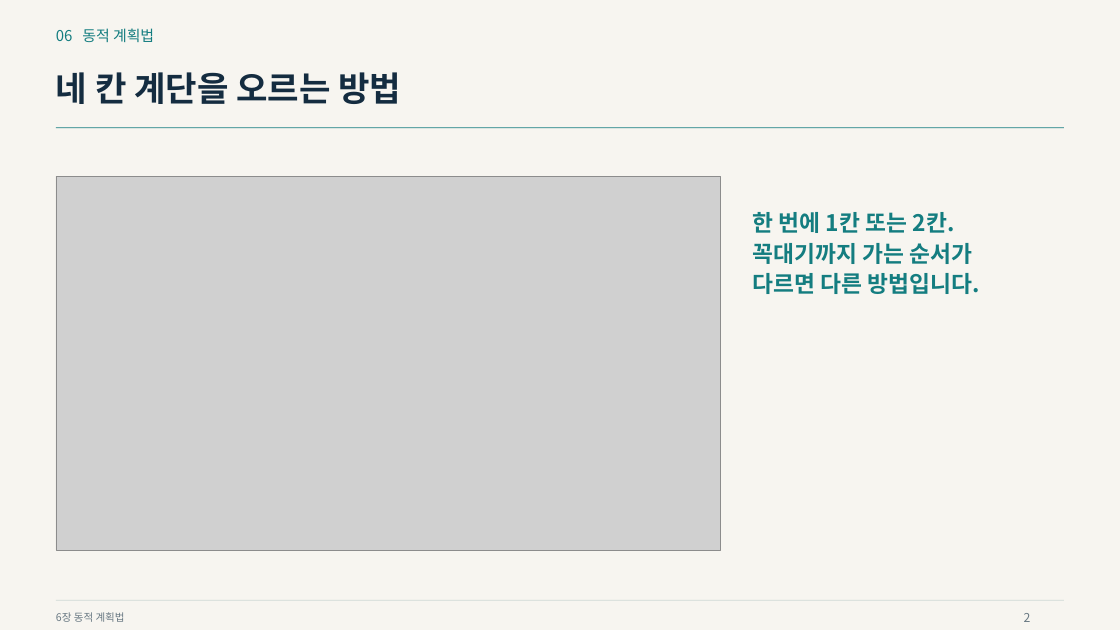
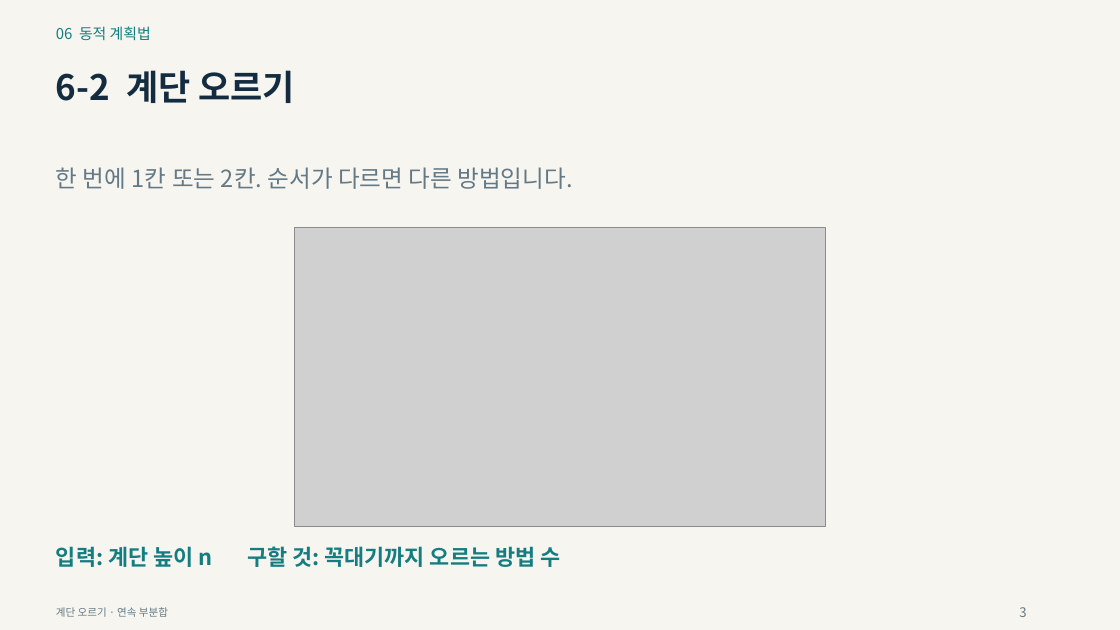
Before and after one commit to Sangdon-Park/Sangdon-Park.github.io, a slide deck: slide 3 of data/알고리즘/6장_동적_계획법.pptx (slide 2 before the commit). Drawn at 1120x630 pixels with LibreOffice and Linux fonts; fonts in the diff are those of the drawing; grey boxes stand for pictures. Boxes give left, top, right and bottom in pixels: in the first picture for what was removed or moved away, otherwise in the second. Text is boxed around its words. In the diff, an @@ line names an element or a change of style, - is before the commit and + after.

```diff
--- a/data/알고리즘/6장_동적_계획법.pptx
+++ b/data/알고리즘/6장_동적_계획법.pptx
@@ text "06 동적 계획법" at (x1=56, y1=26, x2=151, y2=40): line spacing 1.12 to 1.1 @@
@@ text at (x1=56, y1=70, x2=295, y2=103): text changed; size 29.2 to 30 pt @@
-네 칸 계단을 오르는 방법
+6-2 계단 오르기
@@ line removed from (56, 128) to (1065, 128) @@
@@ text at (x1=56, y1=167, x2=574, y2=189): text changed; size 19.5 to 20.2 pt; text colour #147D80 to #637985; bold off @@
-한 번에 1칸 또는 2칸.
-꼭대기까지 가는 순서가
-다르면 다른 방법입니다.
+한 번에 1칸 또는 2칸. 순서가 다르면 다른 방법입니다.
@@ picture resized from (x1=56, y1=176, x2=722, y2=551) to (x1=294, y1=228, x2=826, y2=527) @@
@@ text added at (x1=56, y1=546, x2=560, y2=567), 18.8 pt, text #147D80, bold @@
+입력: 계단 높이 n 구할 것: 꼭대기까지 오르는 방법 수
@@ line removed from (56, 601) to (1065, 601) @@
@@ text removed at (x1=56, y1=612, x2=125, y2=622) @@
-6장 동적 계획법
@@ text added at (x1=56, y1=607, x2=168, y2=617), 9 pt, text #637985 @@
+계단 오르기 · 연속 부분합
@@ text added at (x1=1019, y1=607, x2=1026, y2=617), 11.2 pt, text #637985 @@
+3
@@ text removed at (x1=1024, y1=613, x2=1031, y2=622) @@
-2
```
Also in this commit, not shown: 9 other slides changed, 49 slides added, 35 slides removed, 12 other files.
